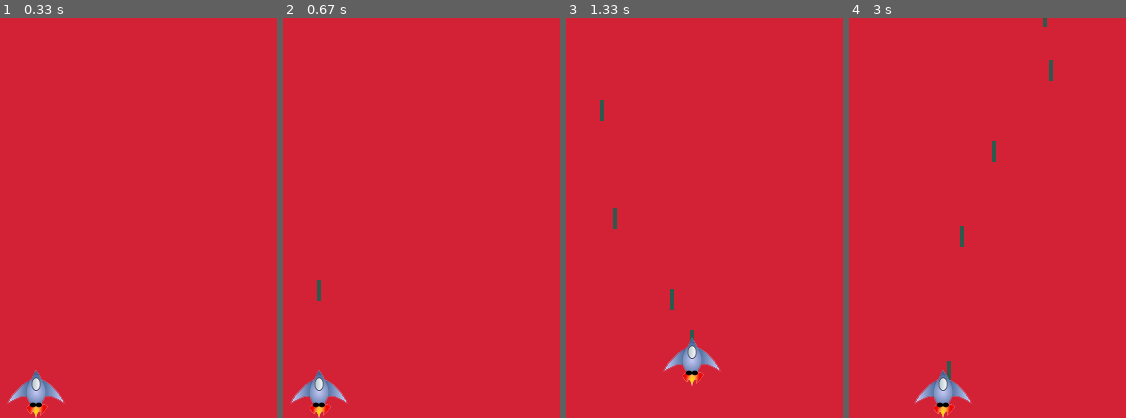
Above: before the commit, frames 1-4 (left to right).
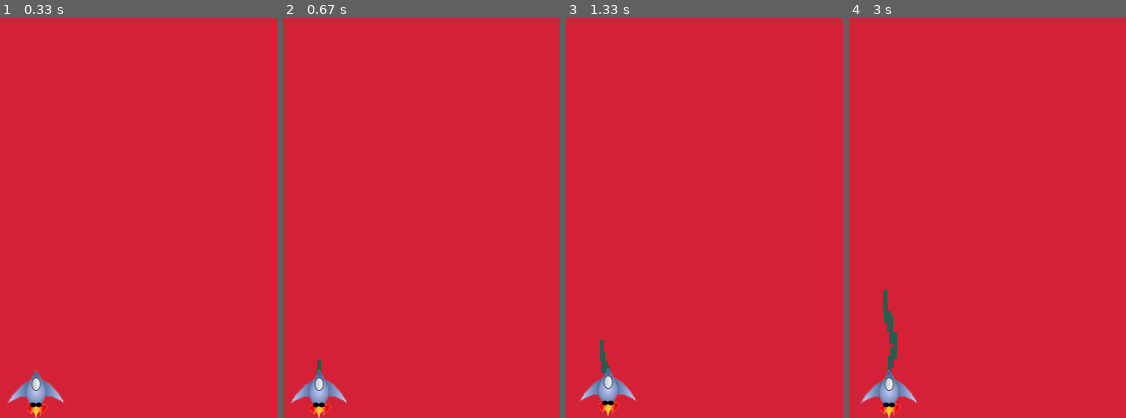
Above: after the commit, the same moments.

Repository: BruceGui/alienInvasion
Game: pygame game, started from pygame/alien_invasion.py
Two runs of this game, one before a commit and one after it. Both use one fixed random seed, a clock stepped at 60 frames per second and the inputs below.
Inputs:
- Up to frame 1 (0.33 s): no input
- Up to frame 2 (0.67 s): tap Space at 0.33 s
- Up to frame 3 (1.33 s): hold Right 0.67-1.13 s; tap Space at 0.73, 1.03, 1.23 s; hold Up from 1.17 s (still down)
- Up to frame 4 (3 s): release Up at 1.47 s; hold Right 1.5-1.97 s; tap Space at 1.57, 1.87, 2.07, 2.37, 2.63, 2.97 s; hold Left 2-2.53 s; hold Down 2.57-2.87 s; hold Left from 2.9 s (still down)

Frame 1 is identical in both runs. In frame 2, 0.1% of the frame differs, in the area x 12-14%, y 65-90%; in frame 3, 2.3%; in frame 4, 2.7%, in the area x 3-74%, y 0-100%.

Commit message:
re constructure

Diff:
--- a/settings.py
+++ b/pygame/settings.py
@@ -15,10 +15,10 @@
         self.bg_color = (211, 34, 53)
 
         # Ship moving speed
-        self.ship_speed_factor = 3.2
+        self.ship_speed_factor = 0.2
 
         # Bullet Settings
-        self.bullet_speed_factor = 4.5
+        self.bullet_speed_factor = 0.5
         self.bullet_width = 4
         self.bullet_height = 21
         self.bullet_color = 45, 90, 78
Not shown, changed: README.md
Renamed: alien_invasion.py -> pygame/alien_invasion.py
Renamed: bullet.py -> pygame/bullet.py
Renamed: game_functions.py -> pygame/game_functions.py
Renamed: images/ship.bmp -> pygame/images/ship.bmp
Renamed: images/ship.png -> pygame/images/ship.png
Renamed: ship.py -> pygame/ship.py
